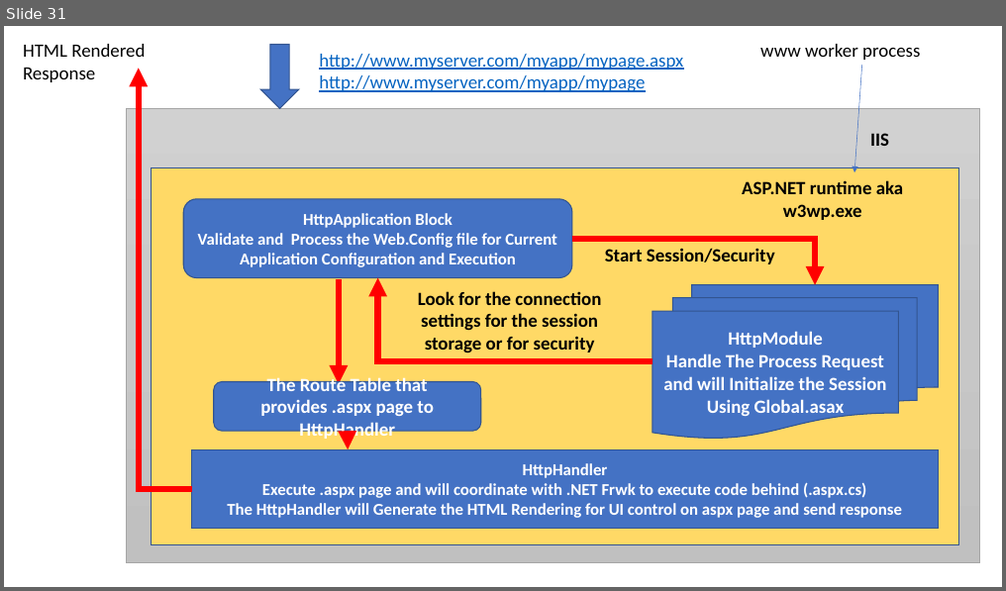
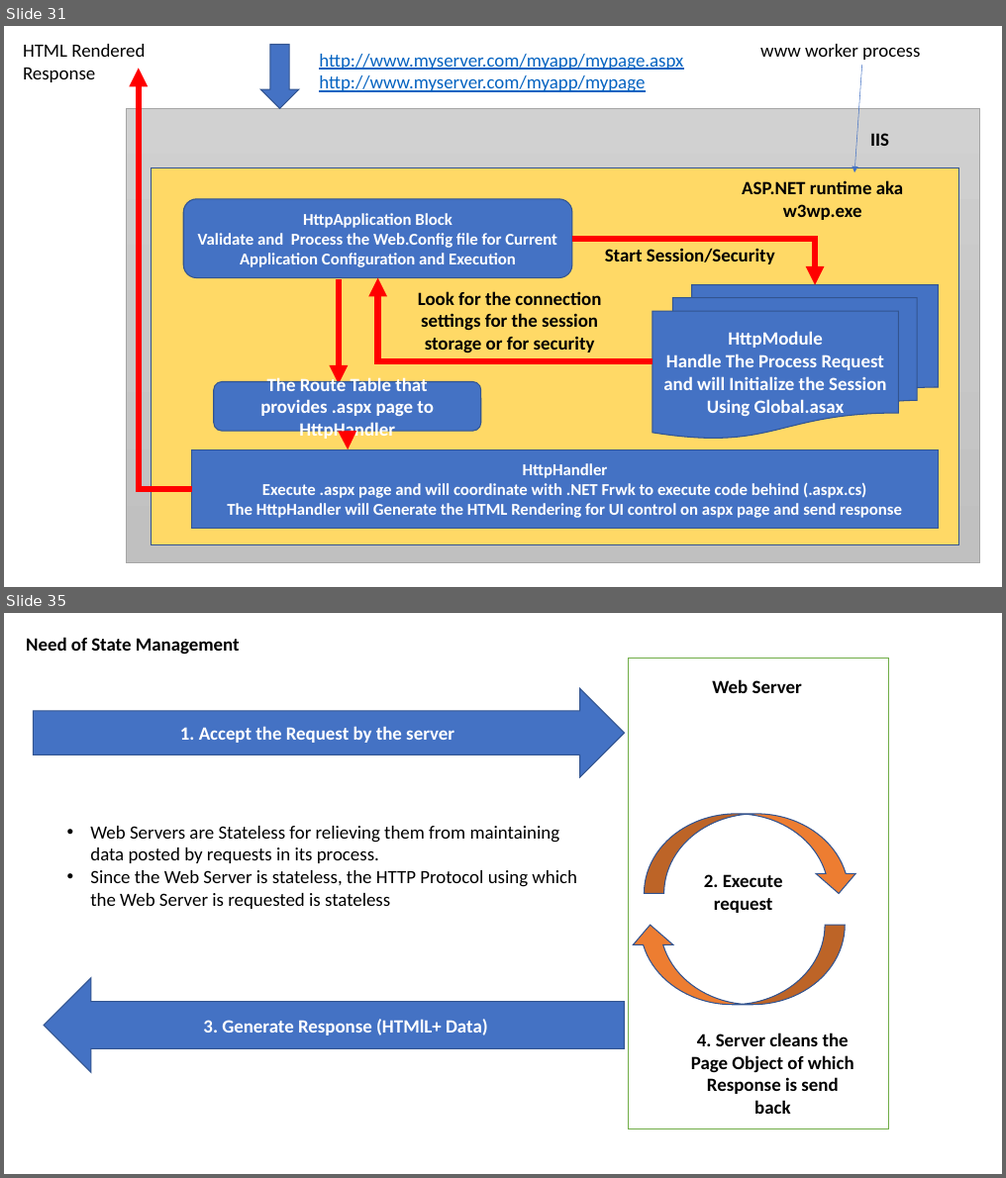
Before and after one commit to maheshsabnis/NetFrwk_Projects, a slide deck: Training-Images.pptx. Shown one above the other, each under a label of ours: slide 31 before the commit, slides 31 and 35 after it; the slides between them are not shown. The pictures are 1006x591 and 1006x1178 pixels, drawn with LibreOffice and Linux fonts; fonts in the diff are those of the drawing. Boxes give left, top, right and bottom in pixels: in the first picture for what was removed or moved away, otherwise in the second. Text is boxed around its words. In the diff, an @@ line names an element or a change of style, - is before the commit and + after.

```diff
--- a/Training-Images.pptx
+++ b/Training-Images.pptx
@@ slide 35 added at [4,613,1002,1174], background #FFFFFF @@
@@ text added at [26,637,240,655], 18 pt, text #000000, bold @@
+Need of State Management
@@ rectangle added at [629,659,889,1130], fill #FFFFFF, outline #70AD47 1 pt @@
@@ right arrow added at [33,688,625,777], fill #4472C4, outline #325491 1 pt, 18 pt, text #FFFFFF, bold @@
+1. Accept the Request by the server
@@ text added at [712,679,802,693], 18 pt, text #000000, bold @@
+Web Server
@@ curved down arrow added at [645,814,859,894], fill #ED7D31, outline #325491 1 pt @@
@@ text added at [90,826,577,909], 18 pt, text #000000 @@
+• Web Servers are Stateless for relieving them from maintaining data posted by requests in its process.
+• Since the Web Server is stateless, the HTTP Protocol using which the Web Server is requested is stateless
@@ text added at [704,874,783,913], 18 pt, text #000000, bold @@
+2. Execute request
@@ curved down arrow added at [631,925,846,1005], fill #ED7D31, outline #325491 1 pt @@
@@ left arrow added at [44,978,625,1073], fill #4472C4, outline #325491 1 pt, 18 pt, text #FFFFFF, bold @@
+3. Generate Response (HTMlL+ Data)
@@ text added at [691,1033,854,1114], 18 pt, text #000000, bold @@
+4. Server cleans the Page Object of which Response is send back
```
Also in this commit, not shown: 4 other slides added, 18 other files.
